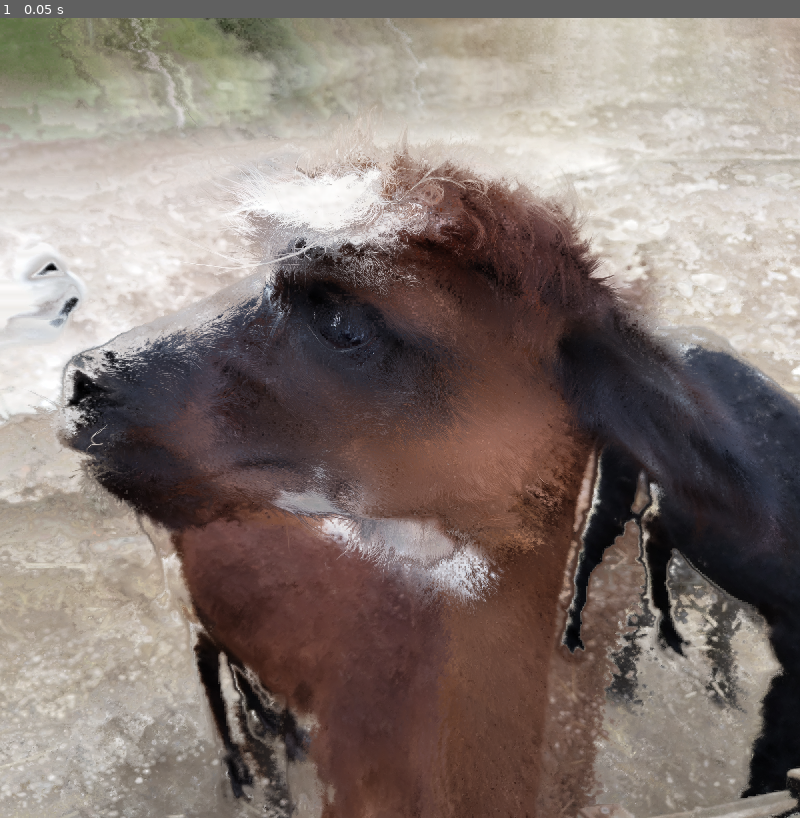
Above: before the commit, frame 1.
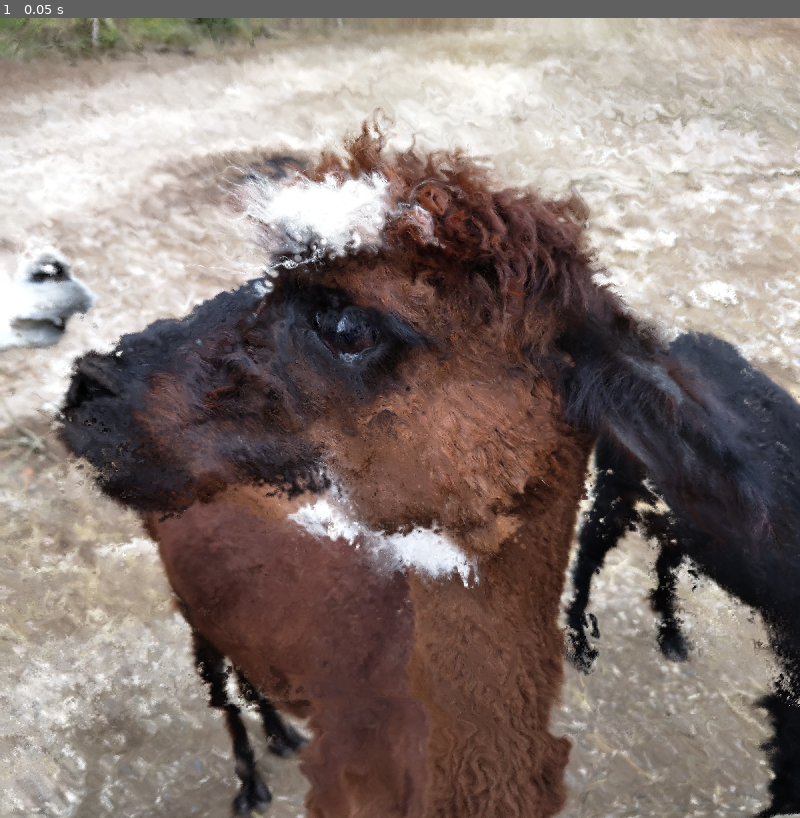
Above: after the commit, the same moment.

Repository: voidxptr/shaders
Game: Godot game, scene res://src/imgWarp/img_warp.tscn
Same seed, same stepped clock (60 frames per second), same inputs: the game is played once before the commit and once after it. This scene is started directly instead of the project's main scene.
Inputs:
- Up to frame 1 (0.05 s): no input

The runs differ from the first frame. In frame 1, 42% of the frame differs, in the area x 0-100%, y 0-100%.

Commit message:
added .gdignore to render path, made trst renders

Diff:
--- a/src/imgWarp/img_warp.tscn
+++ b/src/imgWarp/img_warp.tscn
@@ -1,20 +1,21 @@
-[gd_scene load_steps=4 format=3 uid="uid://bnfee67utqab1"]
+[gd_scene load_steps=5 format=3 uid="uid://bnfee67utqab1"]
 
 [ext_resource type="Shader" path="res://src/imgWarp/img_warp.gdshader" id="1_5qe48"]
 [ext_resource type="Texture2D" uid="uid://bh481iskc3hqb" path="res://src/testingImages/Alpaca.jpg" id="2_knw42"]
+[ext_resource type="Texture2D" uid="uid://b0gm487dsxclh" path="res://src/testingImages/Water.jpg" id="3_u21u4"]
 
 [sub_resource type="ShaderMaterial" id="ShaderMaterial_kp8r1"]
 shader = ExtResource("1_5qe48")
 shader_parameter/x_index = 0
-shader_parameter/y_index = 1
-shader_parameter/mix_by_color_index = 2
-shader_parameter/warp_scale = 93.2
+shader_parameter/y_index = 2
+shader_parameter/mix_by_color_index = 1
+shader_parameter/warp_scale = 36.6
 shader_parameter/inver_warp = true
 shader_parameter/warp_by_pixel = true
 shader_parameter/enable_mix = true
-shader_parameter/mix_value = 0.55
+shader_parameter/mix_value = 0.0
 shader_parameter/mix_by_color = true
-shader_parameter/warp_img = ExtResource("2_knw42")
+shader_parameter/warp_img = ExtResource("3_u21u4")
 
 [node name="imgWarp" type="Node2D"]
 
Not shown, added: renders/.gdignore
Binary file removed: renders/1693046669.33423.png
Not shown, removed: renders/1693046669.33423.png.import
Not shown, added: renders/1693046898.73423.png
Not shown, added: renders/1693046970.72935.png
Not shown, added: renders/1693047099.81639.png
Not shown, added: renders/1693047183.85495.png
